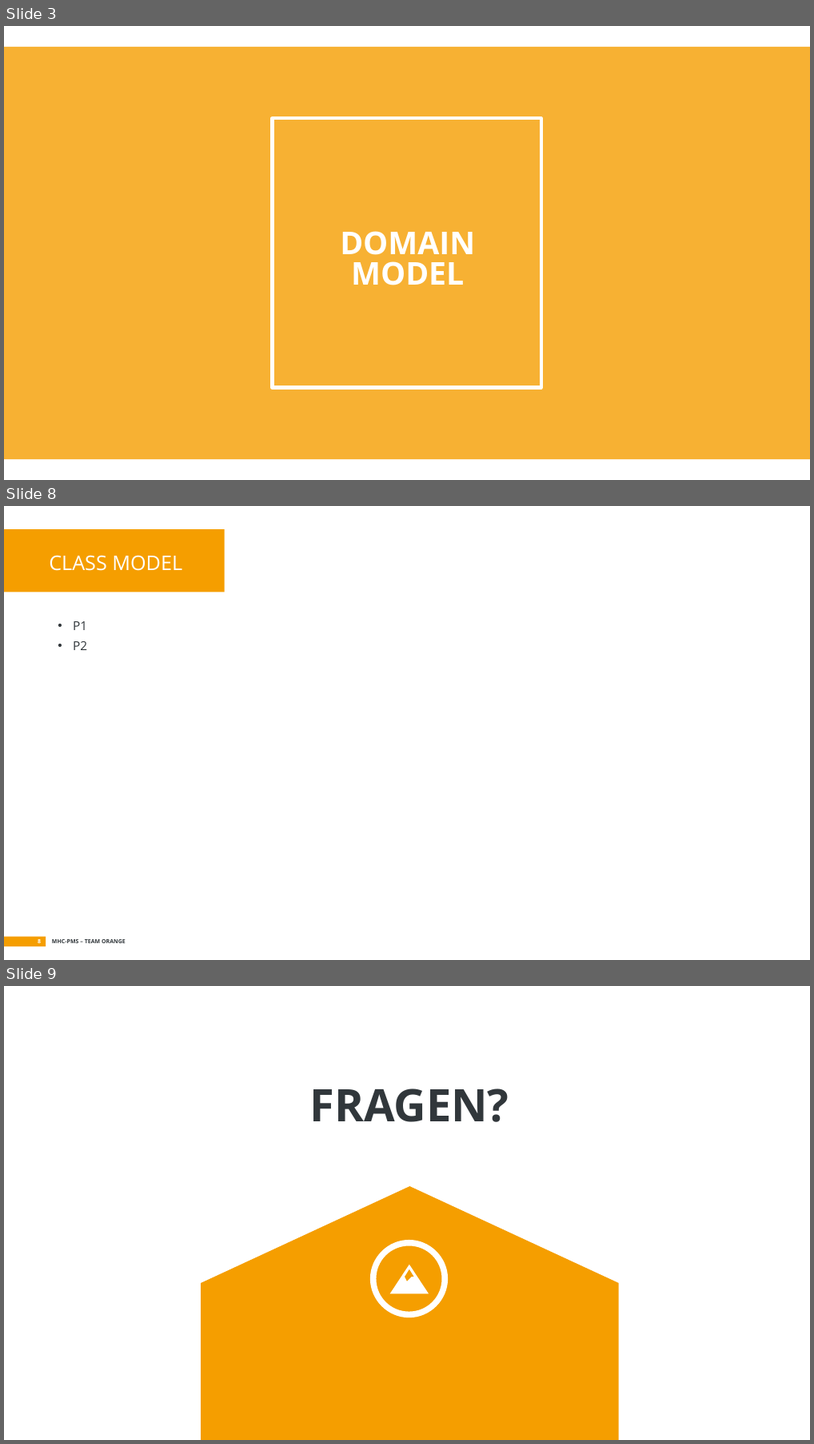
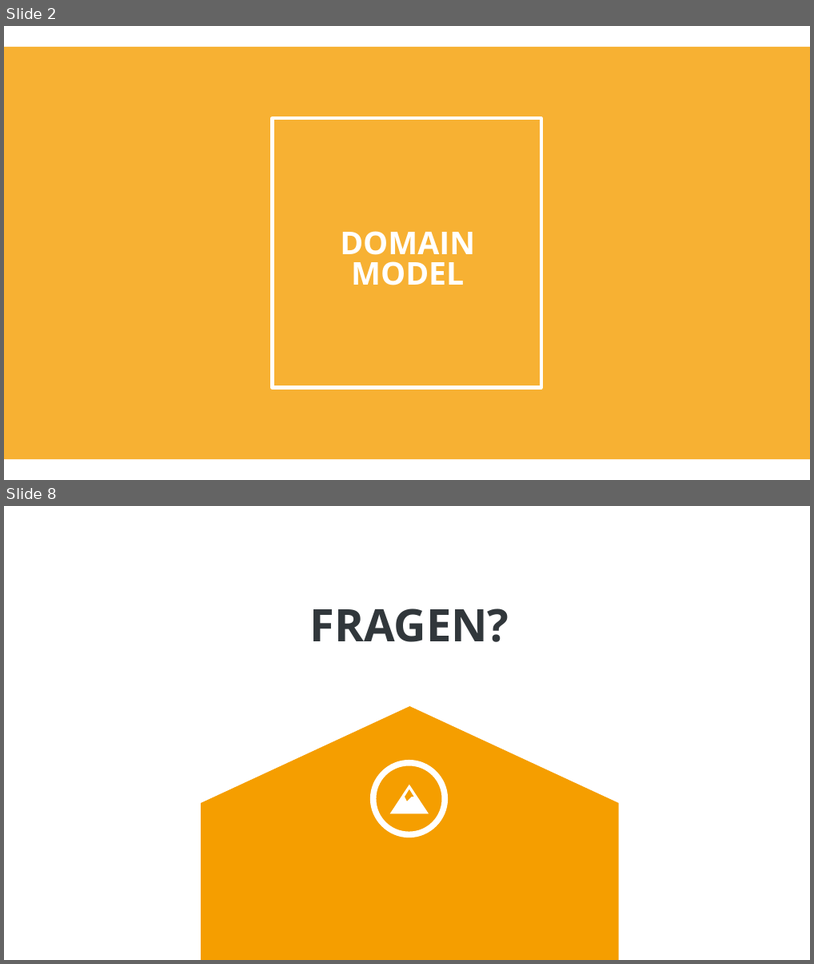
Before and after one commit to soed2020-teamorange/ch.bfh.bti7081.s2020.orange, a slide deck: doc/tasks/task_04/task04.pptx. Shown one above the other, each under a label of ours: slides 3, 8 and 9 before the commit, slides 2 and 8 after it; the slides between them are not shown. The pictures are 814x1444 and 814x964 pixels, drawn with LibreOffice and Linux fonts; fonts in the diff are those of the drawing. Boxes give left, top, right and bottom in pixels: in the first picture for what was removed or moved away, otherwise in the second. Text is boxed around its words. In the diff, an @@ line names an element or a change of style, - is before the commit and + after.

Commit message:
Class diagramm; divers

```diff
--- a/doc/tasks/task_04/task04.pptx
+++ b/doc/tasks/task_04/task04.pptx
@@ slide 8 removed at [4,506,810,960], background #FFFFFF; not listed: 4 template elements that a slide beside it also shows @@
@@ title removed at [49,555,182,571] @@
-CLASS MODEL
@@ text removed at [73,621,87,650] @@
-• P1
-• P2
@@ what was slide 3 is now slide 2 @@
@@ what was slide 9 is now slide 8 @@
```
Also in this commit, not shown: 1 slide changed, 5 slides added, 5 other slides removed, 8 other files.
